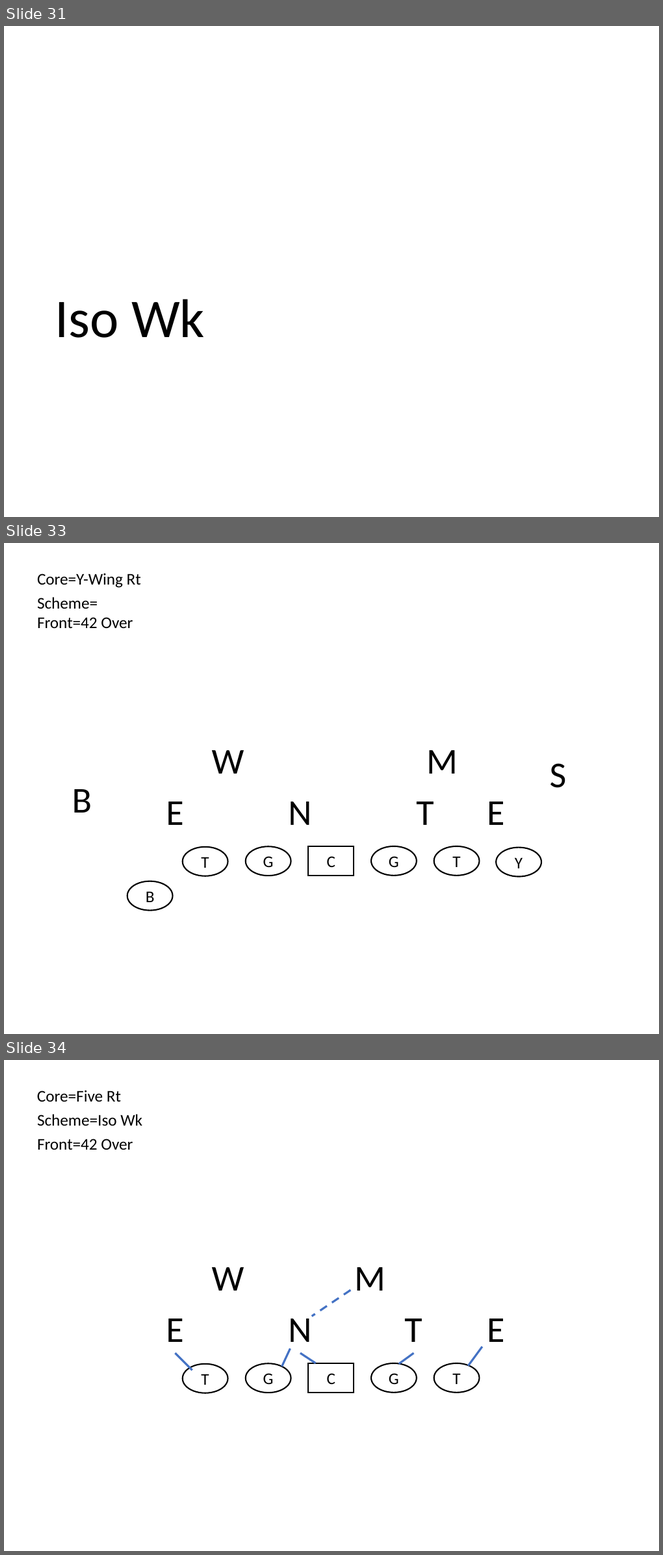
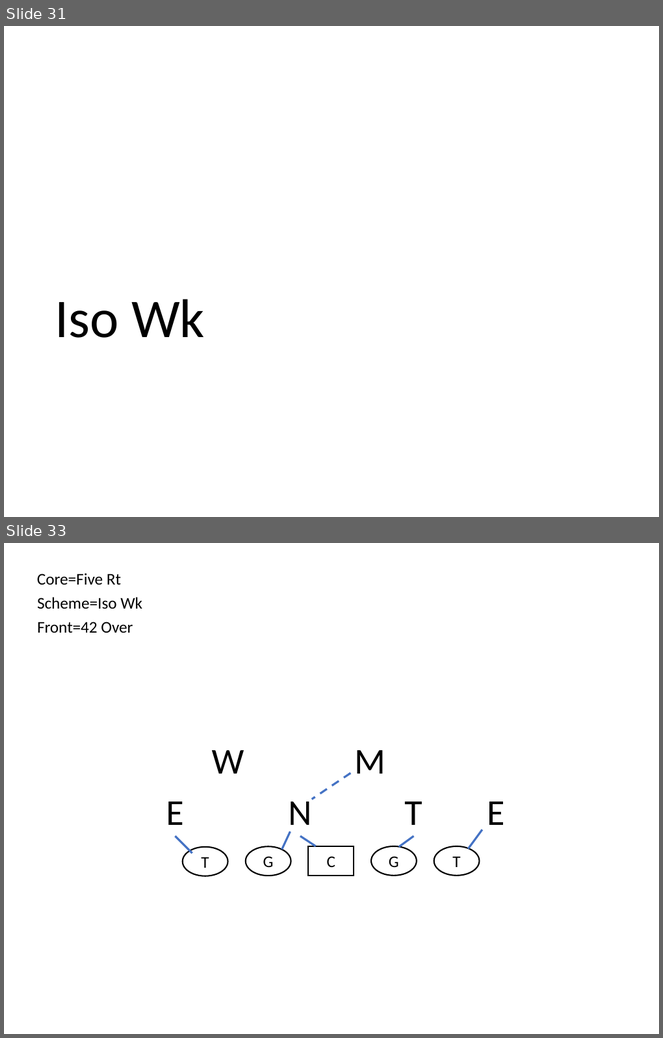
Before and after one commit to Aceplace/VBAScoutCard, a slide deck: CoreTemplates/core_42Over.pptx. Shown one above the other, each under a label of ours: slides 31, 33 and 34 before the commit, slides 31 and 33 after it; the slides between them are not shown. The pictures are 663x1555 and 663x1038 pixels, drawn with LibreOffice and Linux fonts; fonts in the diff are those of the drawing. Boxes give left, top, right and bottom in pixels: in the first picture for what was removed or moved away, otherwise in the second. Text is boxed around its words. In the diff, an @@ line names an element or a change of style, - is before the commit and + after.

Commit message:
Core Injection and cores without schemes

```diff
--- a/CoreTemplates/core_42Over.pptx
+++ b/CoreTemplates/core_42Over.pptx
@@ slide 33 removed at bbox=[4, 543, 659, 1034], background #FFFFFF @@
@@ text removed at bbox=[37, 573, 141, 588] @@
-Core=Y-Wing Rt
@@ text removed at bbox=[37, 597, 98, 609] @@
-Scheme=
@@ text removed at bbox=[37, 617, 133, 628] @@
-Front=42 Over
@@ text removed at bbox=[212, 750, 244, 774] @@
-W
@@ text removed at bbox=[426, 750, 458, 774] @@
-M
@@ text removed at bbox=[550, 763, 567, 788] @@
-S
@@ text removed at bbox=[72, 789, 92, 813] @@
-B
@@ text removed at bbox=[166, 802, 183, 825] @@
-E
@@ text removed at bbox=[288, 802, 311, 825] @@
-N
@@ text removed at bbox=[416, 802, 434, 825] @@
-T
@@ text removed at bbox=[487, 802, 504, 825] @@
-E
@@ ellipse removed at bbox=[183, 847, 228, 876] @@
-T
@@ ellipse removed at bbox=[246, 847, 291, 876] @@
-G
@@ rectangle removed at bbox=[309, 847, 354, 876] @@
-C
@@ ellipse removed at bbox=[371, 847, 417, 876] @@
-G
@@ ellipse removed at bbox=[434, 847, 479, 876] @@
-T
@@ ellipse removed at bbox=[496, 848, 542, 877] @@
-Y
@@ ellipse removed at bbox=[128, 882, 172, 911] @@
-B
@@ what was slide 34 is now slide 33 @@
```
Also in this commit, not shown: 73 slides changed, 13 other files.
